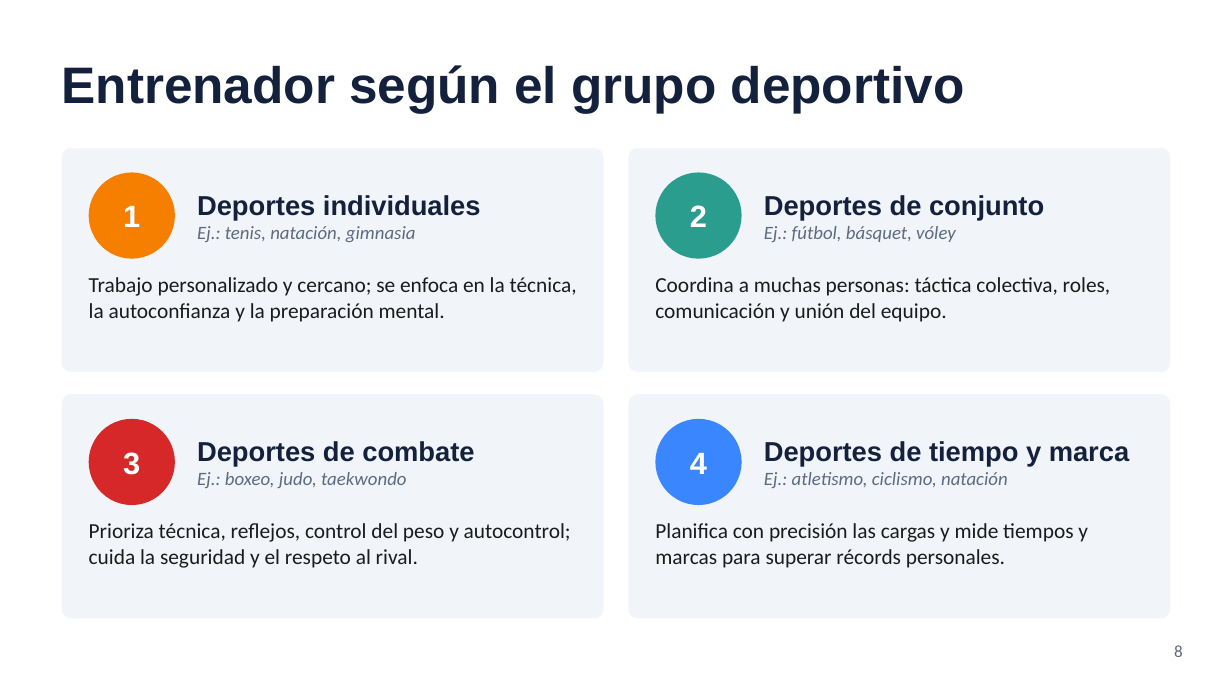
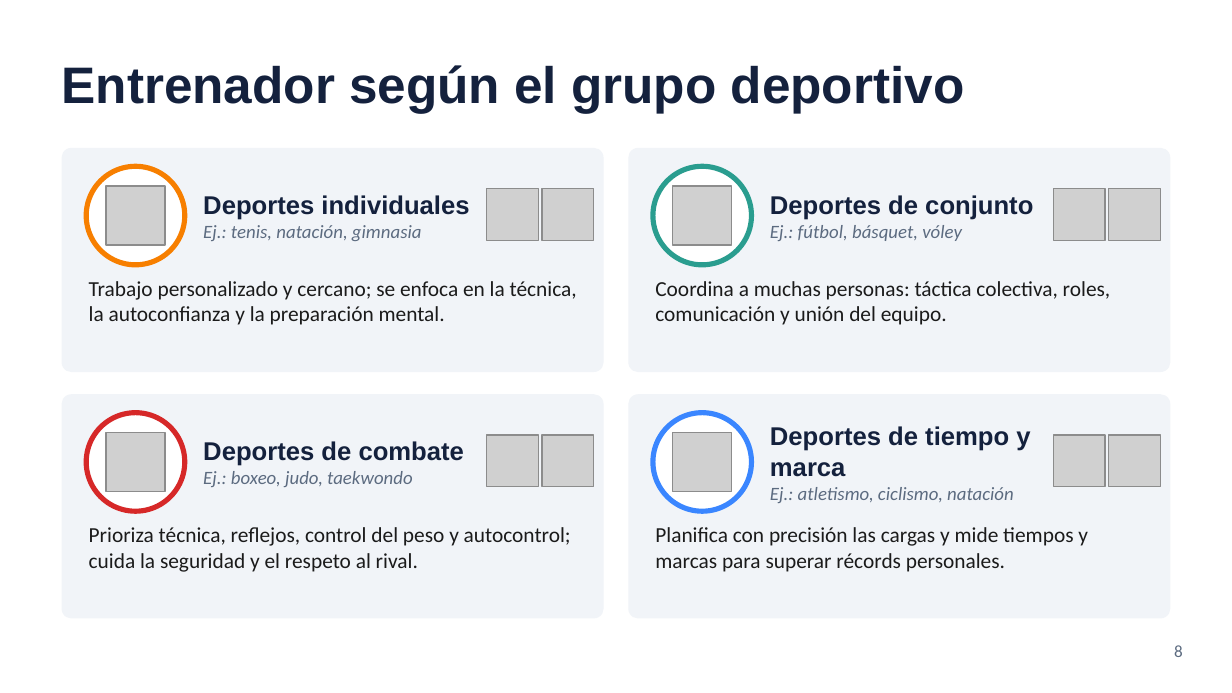
Before and after one commit to lentesparajoseee9/paginas, a slide deck: slide 8 of presentacion/Entrenador_Deportivo.pptx. Drawn at 1232x693 pixels with LibreOffice and Linux fonts; fonts in the diff are those of the drawing; grey boxes stand for pictures. Boxes give left, top, right and bottom in pixels: in the first picture for what was removed or moved away, otherwise in the second. Text is boxed around its words. In the diff, an @@ line names an element or a change of style, - is before the commit and + after.

```diff
--- a/presentacion/Entrenador_Deportivo.pptx
+++ b/presentacion/Entrenador_Deportivo.pptx
@@ ellipse added at [86, 166, 185, 265], fill #FFFFFF, outline #F77F00 3 pt @@
@@ ellipse removed at [89, 172, 175, 259] @@
-1
@@ ellipse added at [653, 166, 752, 265], fill #FFFFFF, outline #2A9D8F 3 pt @@
@@ ellipse removed at [655, 172, 742, 259] @@
-2
@@ picture added at [106, 186, 165, 245] @@
@@ text at [203, 195, 469, 220]: size 16 to 15 pt in "Deportes individuales" @@
@@ picture added at [487, 188, 538, 240] @@
@@ picture added at [542, 188, 594, 240] @@
@@ picture added at [673, 186, 732, 245] @@
@@ text at [770, 195, 1033, 220]: size 16 to 15 pt in "Deportes de conjunto" @@
@@ picture added at [1053, 188, 1105, 240] @@
@@ picture added at [1109, 188, 1161, 240] @@
@@ ellipse added at [86, 413, 185, 511], fill #FFFFFF, outline #D62828 3 pt @@
@@ ellipse removed at [89, 419, 175, 505] @@
-3
@@ ellipse added at [653, 413, 752, 511], fill #FFFFFF, outline #3A86FF 3 pt @@
@@ ellipse removed at [655, 419, 742, 505] @@
-4
@@ picture added at [106, 432, 165, 492] @@
@@ text at [203, 441, 464, 466]: size 16 to 15 pt in "Deportes de combate" @@
@@ picture added at [487, 435, 538, 487] @@
@@ picture added at [542, 435, 594, 487] @@
@@ picture added at [673, 432, 732, 492] @@
@@ text at [770, 426, 1030, 477]: size 16 to 15 pt in "Deportes de tiempo y marca" @@
@@ picture added at [1053, 435, 1105, 487] @@
@@ picture added at [1109, 435, 1161, 487] @@
@@ 4 texts: place and size @@
-4 texts at [89, 277, 1111, 568]
+4 texts at [89, 281, 1111, 572]
```
Also in this commit, not shown: 8 other slides changed.
